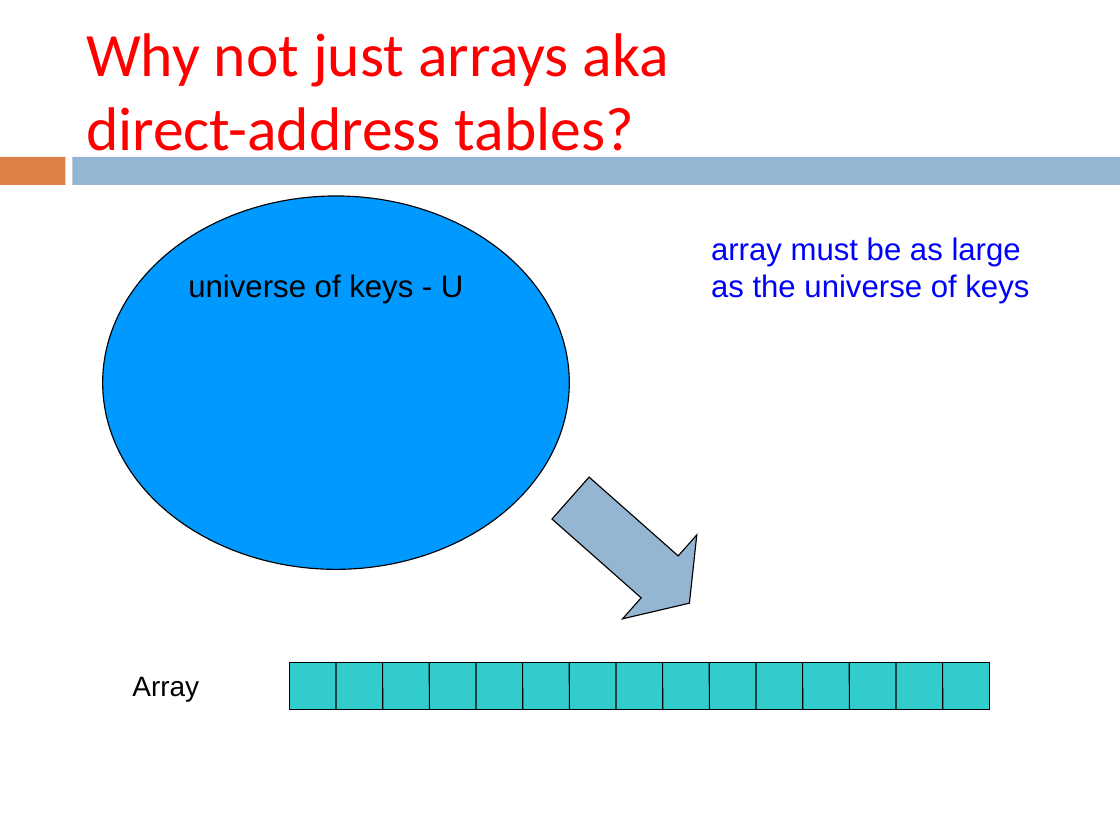
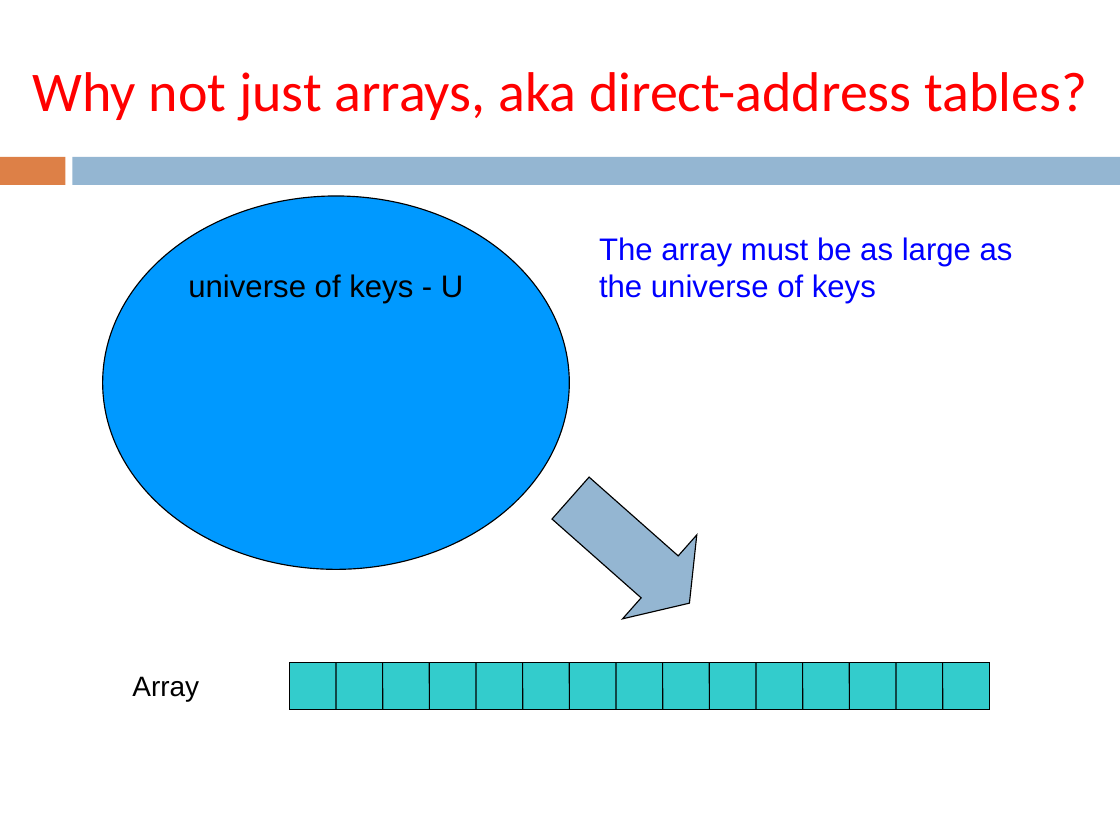
Before and after one commit to Collins-kariuk/Algorithms, a slide deck: slide 10 of Lectures/Lecture 16_Hashtables.pptx (slide 11 before the commit). Drawn at 1120x840 pixels with LibreOffice and Linux fonts; fonts in the diff are those of the drawing. Boxes give left, top, right and bottom in pixels: in the first picture for what was removed or moved away, otherwise in the second. Text is boxed around its words. In the diff, an @@ line names an element or a change of style, - is before the commit and + after.

```diff
--- a/Lectures/Lecture 16_Hashtables.pptx
+++ b/Lectures/Lecture 16_Hashtables.pptx
@@ title at bbox=[33, 72, 1087, 121]: text changed; size 39.6 to 36 pt @@
-Why not just arrays aka
-direct-address tables?
+Why not just arrays, aka direct-address tables?
@@ text at bbox=[599, 237, 1013, 304]: text changed @@
-array must be as large as the universe of keys
+The array must be as large as the universe of keys
```
Also in this commit, not shown: 24 other slides changed, 1 slide removed.
